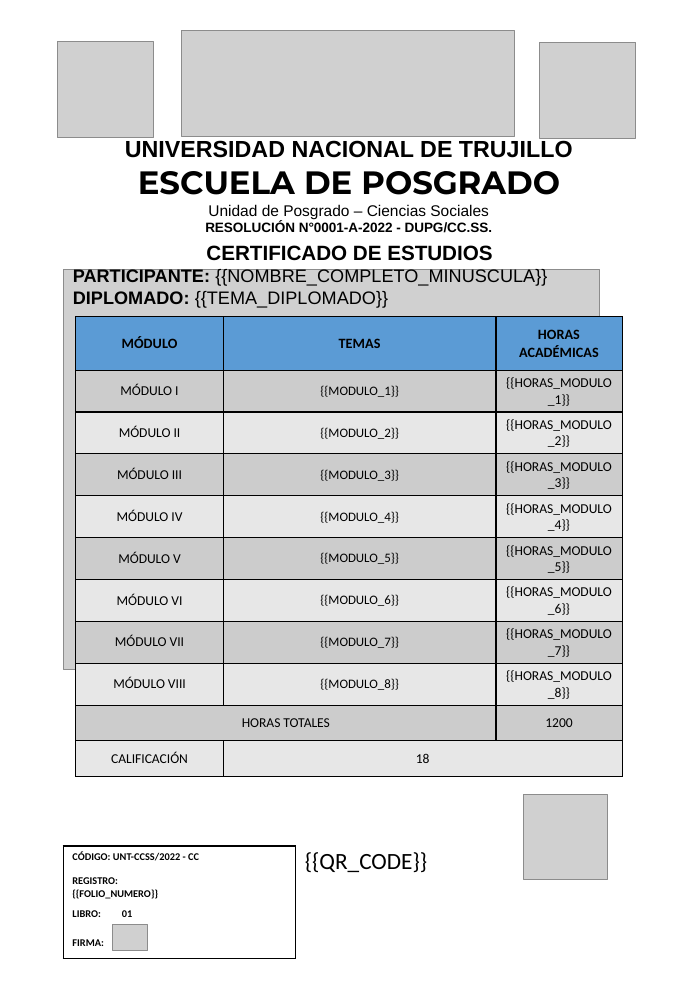
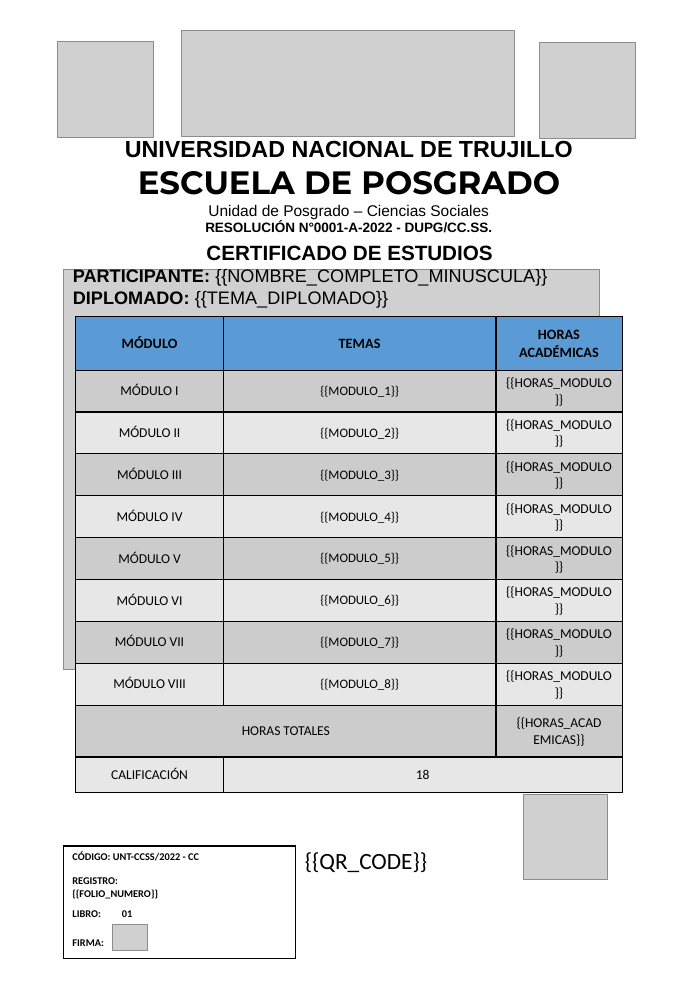
Before and after one commit to CuevaBenjamin-dev/ipde_backend_certificados_automatition, a slide deck: slide 2 of app/templates/universidad_azul/plantilla_diplomado.pptx. Drawn at 698x1008 pixels with LibreOffice and Linux fonts; fonts in the diff are those of the drawing; grey boxes stand for pictures; background and template pictures are left out. Boxes give left, top, right and bottom in pixels: in the first picture for what was removed or moved away, otherwise in the second. Text is boxed around its words. In the diff, an @@ line names an element or a change of style, - is before the commit and + after.

```diff
--- a/app/templates/universidad_azul/plantilla_diplomado.pptx
+++ b/app/templates/universidad_azul/plantilla_diplomado.pptx
@@ table at [75, 316, 623, 793] @@
-row 2, column 3: {{HORAS_MODULO_1}}
+row 2, column 3: {{HORAS_MODULO}}
-row 3, column 3: {{HORAS_MODULO_2}}
+row 3, column 3: {{HORAS_MODULO}}
-row 4, column 3: {{HORAS_MODULO_3}}
+row 4, column 3: {{HORAS_MODULO}}
-row 5, column 3: {{HORAS_MODULO_4}}
+row 5, column 3: {{HORAS_MODULO}}
-row 6, column 3: {{HORAS_MODULO_5}}
+row 6, column 3: {{HORAS_MODULO}}
-row 7, column 3: {{HORAS_MODULO_6}}
+row 7, column 3: {{HORAS_MODULO}}
-row 8, column 3: {{HORAS_MODULO_7}}
+row 8, column 3: {{HORAS_MODULO}}
-row 9, column 3: {{HORAS_MODULO_8}}
+row 9, column 3: {{HORAS_MODULO}}
-row 10, column 3: 1200
+row 10, column 3: {{HORAS_ACADEMICAS}}
```
Also in this commit, not shown: 16 other files.
